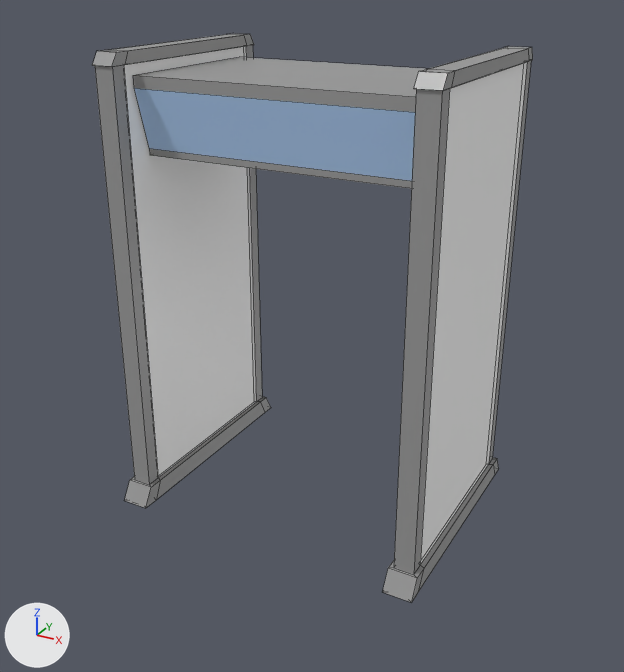
Two versions of the FBX model Import/_MESH/PH_Scanner.fbx, one commit apart.
Both versions are drawn from a camera (50 mm lens) standing at (1.5, -2.77, 2.07) and looking at (0.01, -0.07, 0.73). The lights are fixed; the arrows at lower left show +X, +Y and +Z. Mesh edges are drawn as thin lines. Where no turn or scale is listed for an object, it has been applied to the vertices.

Objects in the first picture: 'PH_Scanner'.
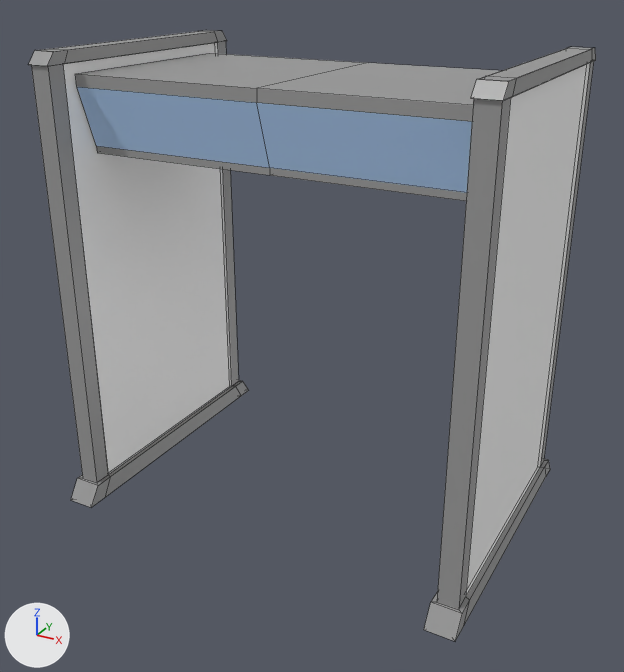
Commit message: Ahah j'avais pas push - Scanner new shape

Location of each change, [x1, y1, x2, y2] in pixels of the pictures (624 x 672 px; the box of a moved part takes in the faces that stretch with it):
'PH_Scanner', reshaped (29% wider, 8% taller)
    before: [92, 34, 533, 602]
    after: [28, 30, 596, 641]
part 1 of me_mesh, moved or reshaped
    before: [383, 47, 533, 602]
    after: [424, 47, 596, 641]
part 2 of me_mesh, moved or reshaped
    before: [92, 34, 271, 508]
    after: [28, 30, 249, 507]
part 3 of me_mesh, rebuilt
    before: [133, 57, 425, 189]
    after: [76, 53, 499, 201]

What changed in the scene script:
```text
Change me_mesh:
    used by ob_ph_scanner; location = (0.0, 0.0, 0.0)
    remove me_mesh.from_pydata(...)  # 160 vertices, 150 faces; spans x -0.64..0.64, y -0.49..0.49, z 0.0..1.78
    add me_mesh.from_pydata(...)  # 168 vertices, 158 faces; spans x -0.84..0.84, y -0.6..0.6, z 0.0..1.78
    me_mesh part 1: the loose piece of 72 vertices spanning x 0.53..0.64, y -0.49..0.49, z 0.0..1.78 is scaled about its middle by (1, 1.21, 1), then moved by (0.2, 0.0, 0.0)
    me_mesh part 2: the loose piece of 72 vertices spanning x -0.64..-0.53, y -0.49..0.49, z 0.0..1.78 is scaled about its middle by (1, 1.21, 1), then moved by (-0.2, 0.0, 0.0)
    me_mesh part 3: the loose piece of 16 vertices spanning x -0.55..0.55, y -0.34..0.34, z 1.41..1.7 is rebuilt with 24 vertices and now spans x -0.75..0.75, y -0.41..0.41, z 1.41..1.7
```
